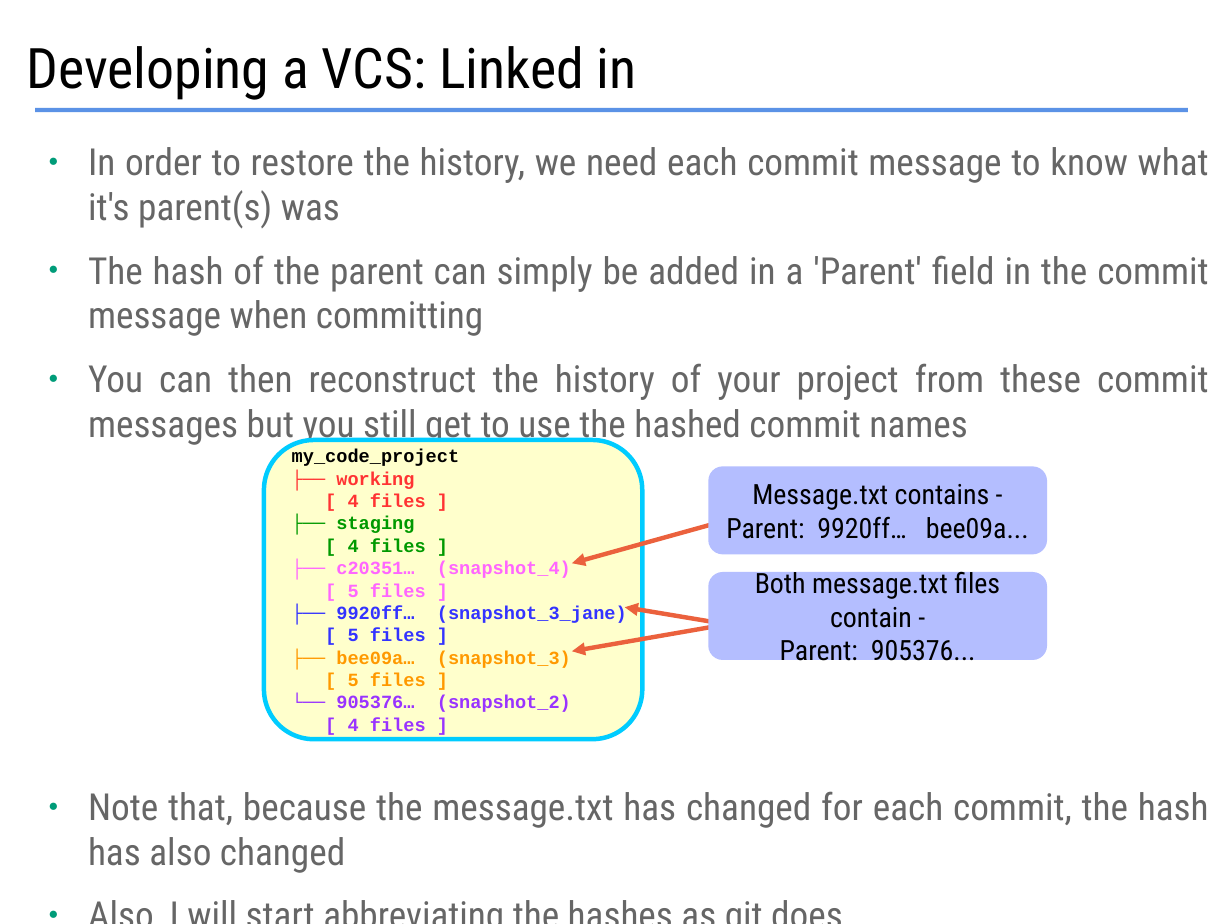
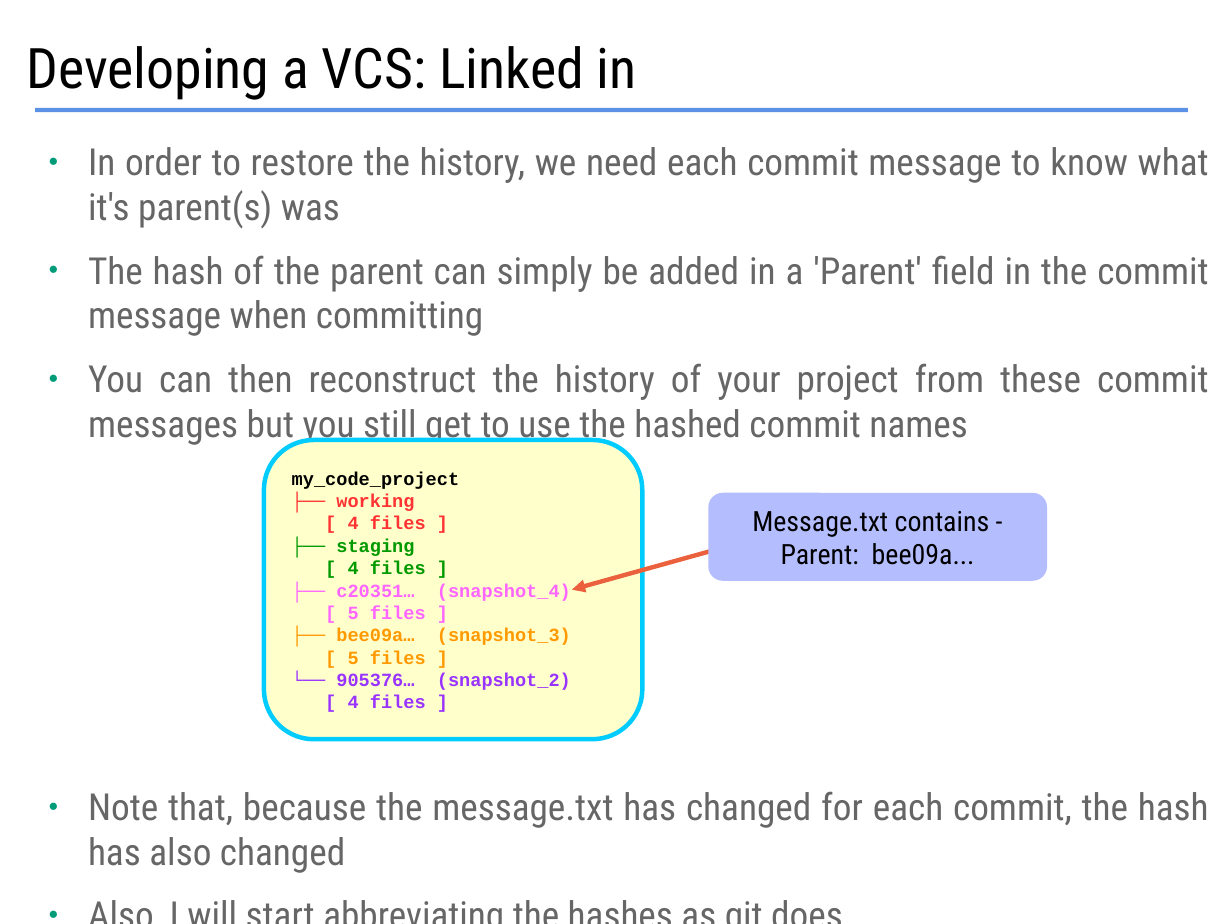
Before and after one commit to bham-carpentries/git-novice-python-ci, a slide deck: slide 7 of _slides/SWCDemystifyingGit.odp. Drawn at 1232x924 pixels with LibreOffice and Linux fonts; fonts in the diff are those of the drawing. Boxes give left, top, right and bottom in pixels: in the first picture for what was removed or moved away, otherwise in the second. Text is boxed around its words. In the diff, an @@ line names an element or a change of style, - is before the commit and + after.

```diff
--- a/_slides/SWCDemystifyingGit.odp
+++ b/_slides/SWCDemystifyingGit.odp
@@ rounded rectangle "Message.txt contains -": place and size @@
-rounded rectangle "Message.txt contains -" at (709, 466, 1048, 555)
+rounded rectangle "Message.txt contains -" at (709, 493, 1048, 581)
@@ arrow moved from (731, 520) - (572, 563) to (731, 546) - (572, 590) @@
@@ text in rounded rectangle at (781, 543, 975, 565): text changed @@
-Parent: 9920ff… bee09a...
+Parent: bee09a...
@@ rounded rectangle removed at (709, 572, 1048, 661) @@
-Both message.txt files contain -
-Parent: 905376...
@@ text in rounded rectangle at (336, 606, 627, 641): paragraphs removed @@
-├── 9920ff… (snapshot_3_jane)
-[ 5 files ]
@@ arrow removed from (732, 624) to (572, 652) @@
@@ arrow removed from (731, 625) to (625, 607) @@
```
Also in this commit, not shown: 3 other slides changed, 1 other file.
